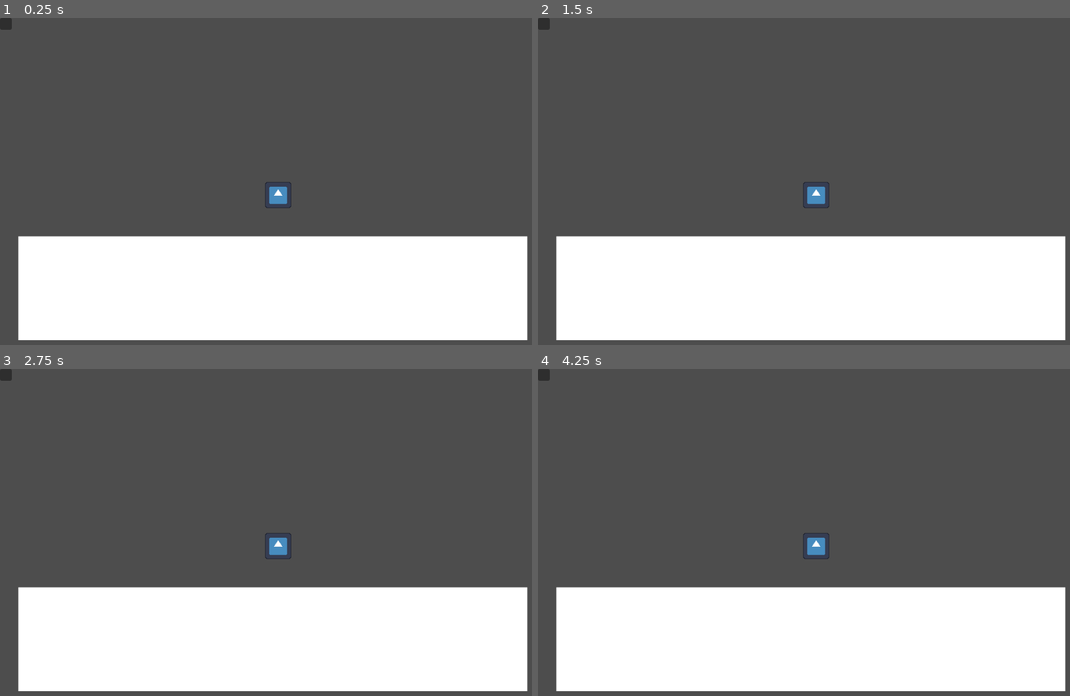
Above: before the commit, frames 1-4 (two rows, left to right).
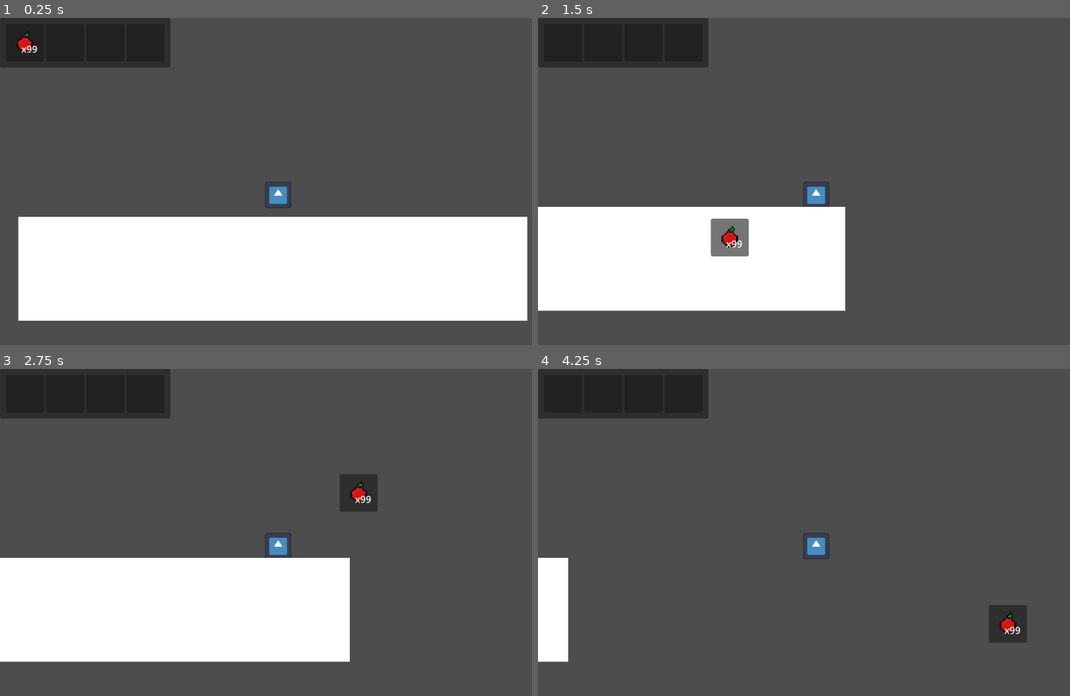
Above: after the commit, the same moments.

Repository: Atapa1908/gamejam-glitchgang
Game: Godot game, scene res://scenes/game.tscn
Two runs of this game, one before a commit and one after it. Both use one fixed random seed, a clock stepped at 60 frames per second and the inputs below. The engine's default icon, where the game draws it, is replaced by a stand-in: a white triangle on a blue panel in a dark square.
Inputs (mouse positions are in pixels of both pictures, inside the frame that each line leads up to):
- Up to frame 1 (0.25 s): no input
- Up to frame 2 (1.5 s): move the mouse to (548, 31) at 0.52 s; hold D (right) from 0.53 s (still down); tap F (dash) at 0.6, 1.35 s; click (548, 31) at 0.67 s; tap Space (jump) at 0.77 s; move the mouse to (702, 214) at 1.27 s
- Up to frame 3 (2.75 s): tap Space (jump) at 1.52 s; move the mouse to (335, 467) at 2.02 s; release D (right) at 2.03 s; hold A (left) from 2.03 s (still down); tap F (dash) at 2.1 s
- Up to frame 4 (4.25 s): move the mouse to (788, 617) at 2.77 s; release A (left) at 2.78 s; hold D (right) from 2.78 s (still down); tap F (dash) at 2.85, 3.6 s; click (788, 617) at 2.92 s; tap Space (jump) at 3.02, 3.77 s; move the mouse to (984, 597) at 3.52 s

The runs differ from the first frame. In frame 1, 16% of the frame differs, in the area x 0-100%, y 0-99%; in frame 2, 29%; in frame 3, 29%; in frame 4, 36%.
Error before the commit: Parse Error: Expected expression after "else". (res://scripts/player/player.gd:55)

Commit message:
Fixed issue with conditional statement in player script

Diff:
--- a/scenes/game.tscn
+++ b/scenes/game.tscn
@@ -17,8 +17,8 @@
 
 [node name="Player" parent="." instance=ExtResource("1_igeqn")]
 position = Vector2(1, -70)
-abilities = null
-DEFAULT_DASH_TIME = null
+abilities = Array[int]([])
+DEFAULT_DASH_TIME = 0.3
 
 [node name="TempFloor" type="StaticBody2D" parent="."]
 
--- a/scenes/player.tscn
+++ b/scenes/player.tscn
@@ -24,9 +24,7 @@
 
 [node name="Player" type="CharacterBody2D"]
 script = ExtResource("1_dcxy8")
-abilities = null
 inventory_data = ExtResource("2_f8olv")
-DEFAULT_DASH_TIME = null
 
 [node name="AnimatedSprite" type="AnimatedSprite2D" parent="."]
 scale = Vector2(0.35, 0.35)
@@ -36,3 +34,5 @@
 shape = SubResource("CircleShape2D_7ji53")
 
 [node name="Camera" type="Camera2D" parent="."]
+
+[node name="AudioStreamPlayer" type="AudioStreamPlayer" parent="."]
--- a/scripts/player/player.gd
+++ b/scripts/player/player.gd
@@ -52,7 +52,8 @@
 	# As good practice, you should replace UI actions with custom gameplay actions.
 	var direction = Input.get_axis("left", "right")
 
-	last_x_direction = direction if direction != 0 else
+	if direction != 0:
+		last_x_direction = direction
 
 	if direction:
 		velocity.x = direction * WALK_SPEED
Not shown, added: assets/Grass_#2.png.import
Not shown, added: assets/Grass_#I.png.import
Not shown, added: assets/Ground_#1.png.import
Not shown, added: assets/Sprites/Attack_individual-1.png.import
Not shown, added: assets/Sprites/Attack_individual-2.png.import
Not shown, added: assets/Sprites/Attack_individual-3.png.import
Not shown, added: assets/Sprites/Attack_individual-4.png.import
Not shown, added: assets/Test_tile_set.png.import
Not shown, added: assets/sideways_grass_#2.png.import
Not shown, added: assets/sideways_grass_#I.png.import
